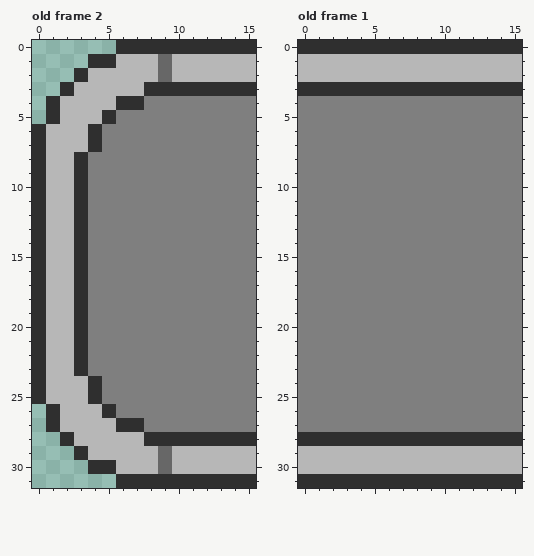
Pixel-art file -- src/Graphics/Now Playing/muic background idk.aseprite. This is how it looked before the edit.
16x32 pixels, 2 frames. Shown: old frame 2, old frame 1.
New version:
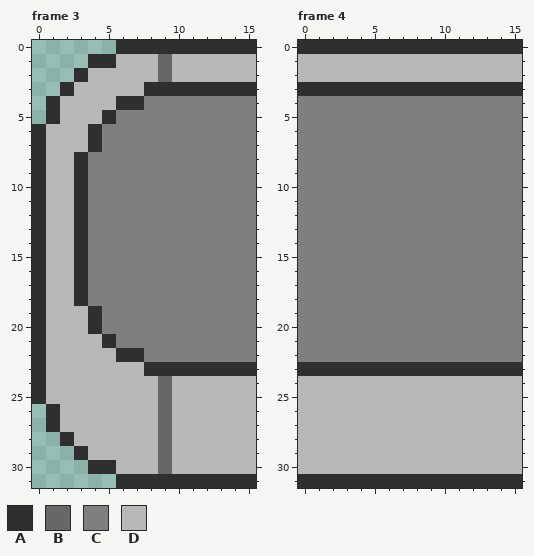
Palette (. is transparent): A #2f2f2f  B #676767  C #7f7f7f  D #b7b7b7
A new or re-ordered frame is compared with the old frame closest to it.
What changed:
frames 2 -> 4
--- frame 3 is new; against old frame 2
@@ x 0..15 @@
 18 ADDACCCCCCCCCCCC
-19 ADDACCCCCCCCCCCC
-20 ADDACCCCCCCCCCCC
-21 ADDACCCCCCCCCCCC
-22 ADDACCCCCCCCCCCC
-23 ADDACCCCCCCCCCCC
-24 ADDDACCCCCCCCCCC
-25 ADDDACCCCCCCCCCC
-26 .ADDDACCCCCCCCCC
-27 .ADDDDAACCCCCCCC
-28 ..ADDDDDAAAAAAAA
+19 ADDDACCCCCCCCCCC
+20 ADDDACCCCCCCCCCC
+21 ADDDDACCCCCCCCCC
+22 ADDDDDAACCCCCCCC
+23 ADDDDDDDAAAAAAAA
+24 ADDDDDDDDBDDDDDD
+25 ADDDDDDDDBDDDDDD
+26 .ADDDDDDDBDDDDDD
+27 .ADDDDDDDBDDDDDD
+28 ..ADDDDDDBDDDDDD
 29 ...ADDDDDBDDDDDD
--- frame 4 is new; against old frame 1
@@ x 0..15 @@
 22 CCCCCCCCCCCCCCCC
-23 CCCCCCCCCCCCCCCC
-24 CCCCCCCCCCCCCCCC
-25 CCCCCCCCCCCCCCCC
-26 CCCCCCCCCCCCCCCC
-27 CCCCCCCCCCCCCCCC
-28 AAAAAAAAAAAAAAAA
+23 AAAAAAAAAAAAAAAA
+24 DDDDDDDDDDDDDDDD
+25 DDDDDDDDDDDDDDDD
+26 DDDDDDDDDDDDDDDD
+27 DDDDDDDDDDDDDDDD
+28 DDDDDDDDDDDDDDDD
 29 DDDDDDDDDDDDDDDD
Where, in picture pixels (left, top, right, bottom), the same in both pictures:
changed: (74, 306, 256, 446)
changed: (298, 362, 522, 446)
